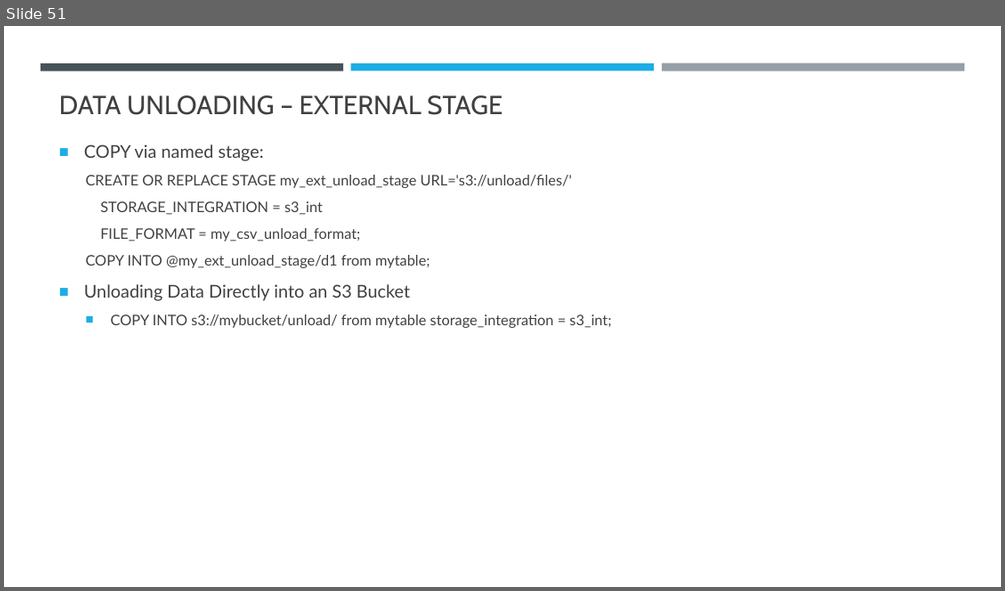
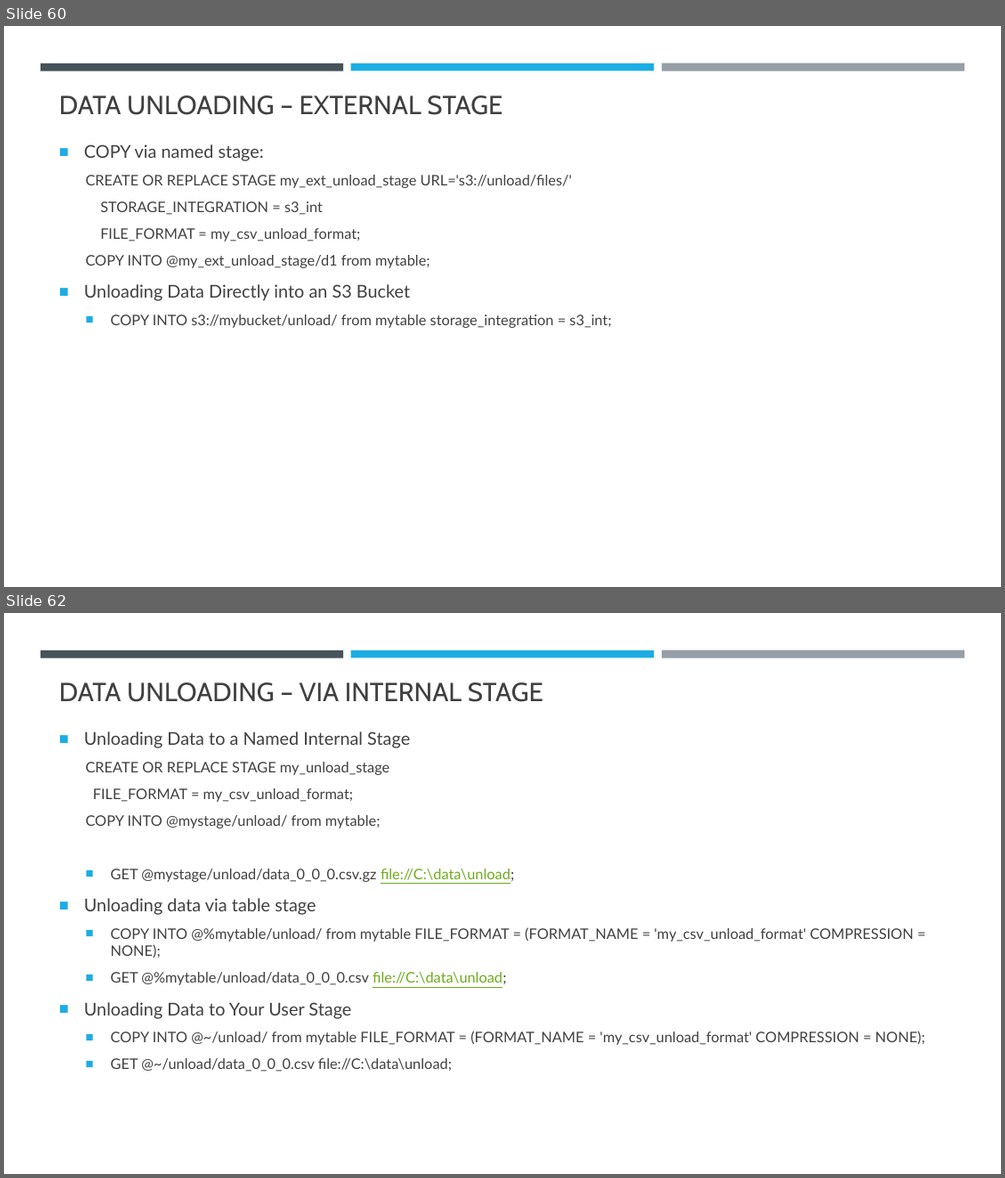
Before and after one commit to umeshmahajan/azure-brainworks2023, a slide deck: docs/Azure-Snowflake.pptx. Shown one above the other, each under a label of ours: slide 51 before the commit, slides 60 and 62 after it; the slides between them are not shown. The pictures are 1005x591 and 1005x1178 pixels, drawn with LibreOffice and Linux fonts; fonts in the diff are those of the drawing. Boxes give left, top, right and bottom in pixels: in the first picture for what was removed or moved away, otherwise in the second. Text is boxed around its words. In the diff, an @@ line names an element or a change of style, - is before the commit and + after.

Commit message:
Adding presentation

```diff
--- a/docs/Azure-Snowflake.pptx
+++ b/docs/Azure-Snowflake.pptx
@@ slide 62 added at [4,613,1001,1174], background #FFFFFF; not listed: 3 template elements that a slide beside it also shows @@
@@ title added at [59,682,543,702], 25.2 pt, text #404040 @@
+DATA UNLOADING – VIA INTERNAL STAGE
@@ text added at [84,731,925,1071], 14 pt, text #404040 @@
+■ Unloading Data to a Named Internal Stage
+  CREATE OR REPLACE STAGE my_unload_stage
+  FILE_FORMAT = my_csv_unload_format;
+  COPY INTO @mystage/unload/ from mytable;
+  ■ GET @mystage/unload/data_0_0_0.csv.gz file://C:\data\unload;
+■ Unloading data via table stage
+  ■ COPY INTO @%mytable/unload/ from mytable FILE_FORMAT = (FORMAT_NAME = 'my_csv_unload_format' COMPRESSION = NONE);
+  ■ GET @%mytable/unload/data_0_0_0.csv file://C:\data\unload;
+■ Unloading Data to Your User Stage
+  ■ COPY INTO @~/unload/ from mytable FILE_FORMAT = (FORMAT_NAME = 'my_csv_unload_format' COMPRESSION = NONE);
+  ■ GET @~/unload/data_0_0_0.csv file://C:\data\unload;
@@ what was slide 51 is now slide 60 @@
```
Also in this commit, not shown: 1 slide changed, 8 other slides added.
